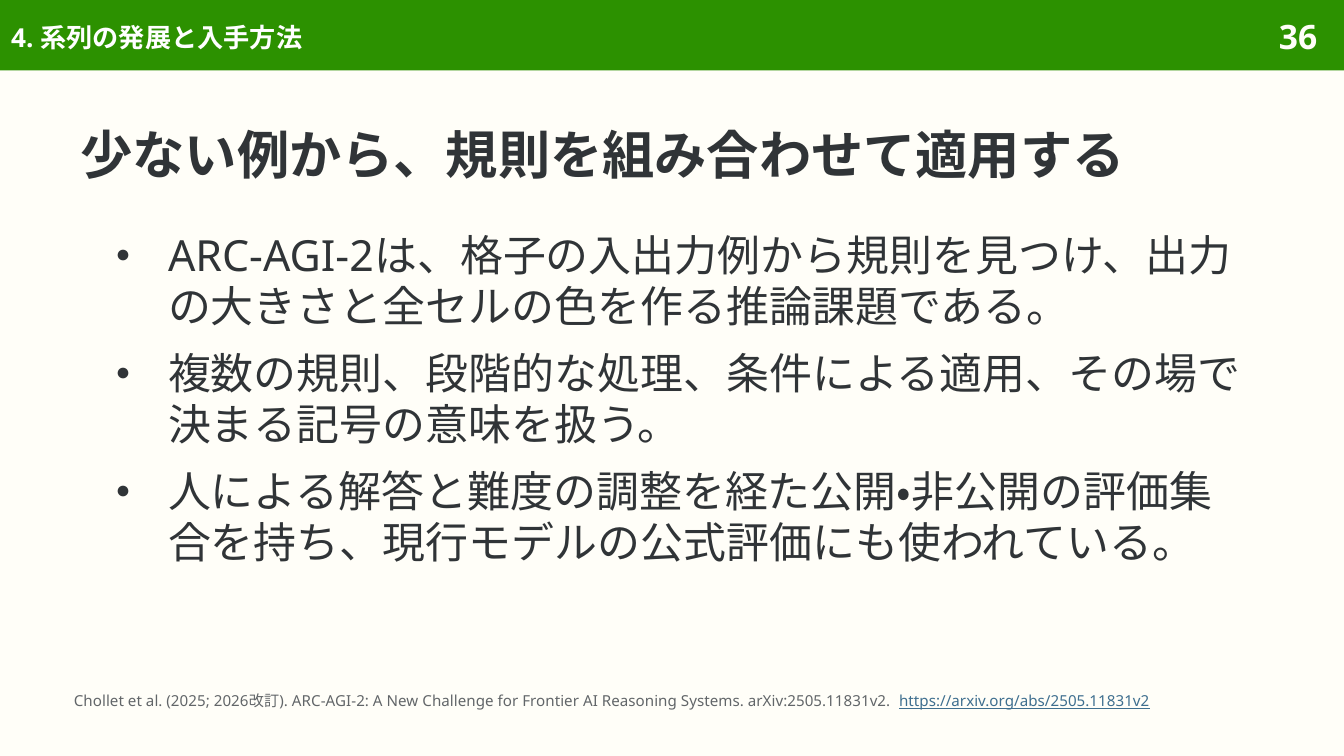
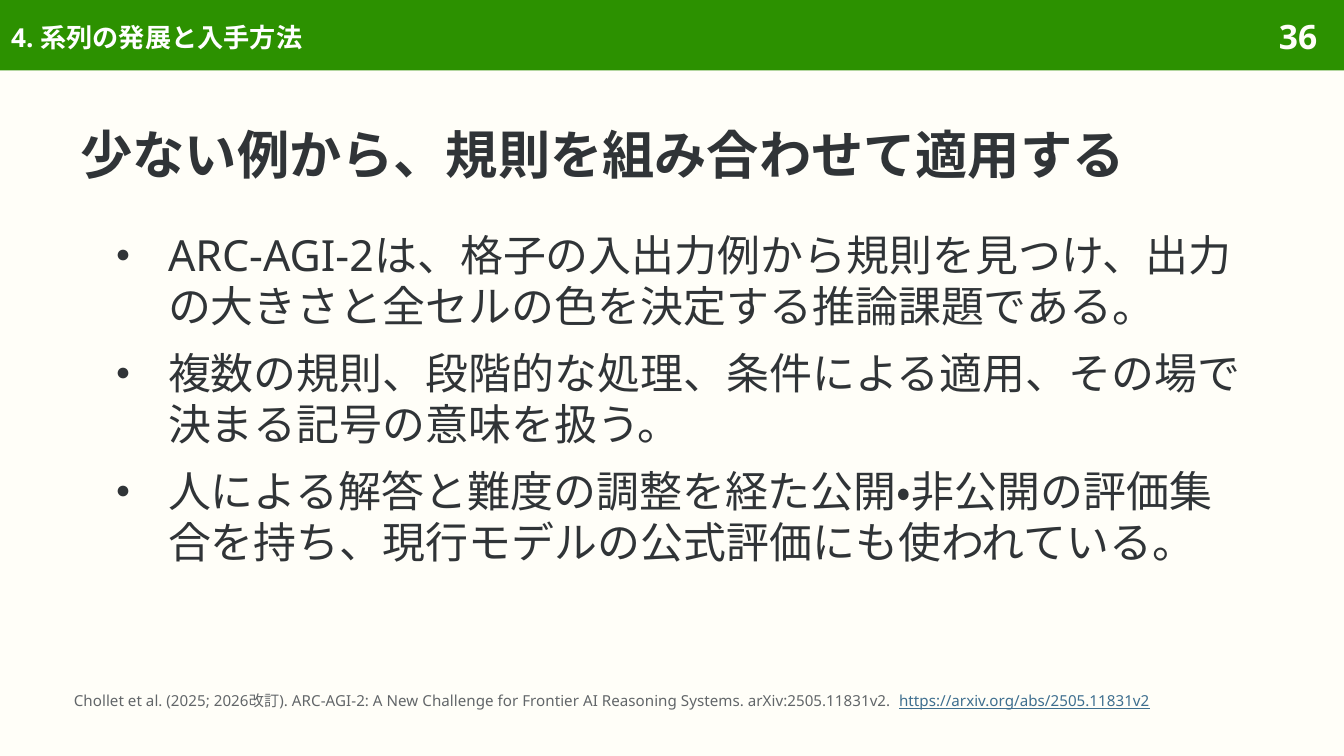
Before and after one commit to sasakiy84/datasets-in-10-minutes, a slide deck: slide 36 of slides/datasets-in-10-minutes-arc-agi-2.pptx. Drawn at 1344x756 pixels with LibreOffice and Linux fonts; fonts in the diff are those of the drawing. Boxes give left, top, right and bottom in pixels: in the first picture for what was removed or moved away, otherwise in the second. Text is boxed around its words. In the diff, an @@ line names an element or a change of style, - is before the commit and + after.

```diff
--- a/slides/datasets-in-10-minutes-arc-agi-2.pptx
+++ b/slides/datasets-in-10-minutes-arc-agi-2.pptx
@@ text at bbox=[168, 235, 1231, 326]: text changed @@
-● ARC-AGI-2は、格子の入出力例から規則を見つけ、出力の大きさと全セルの色を作る推論課題である。
+● ARC-AGI-2は、格子の入出力例から規則を見つけ、出力の大きさと全セルの色を決定する推論課題である。
```
Also in this commit, not shown: 21 other slides changed, 7 other files.
